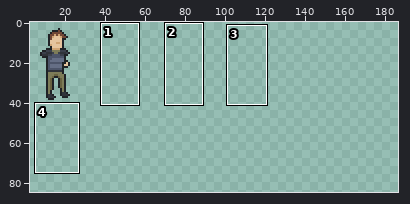
File history of a sprite sheet, Assets/Sprites/Players/Player.png. Above: a wide view before the commit, with the close-up outlined.
Close-up. Before the edit:
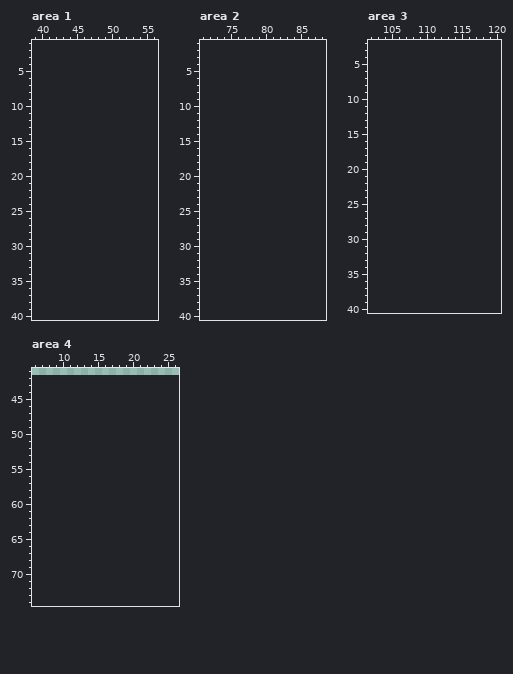
The file is 32x42 pixels. Shown: area 1: x 39..56, y 1..40; area 2: x 71..88, y 1..40; area 3: x 102..120, y 2..40; area 4: x 6..26, y 41..74. The old version is drawn lined up with the new one, on the new canvas. The wide view leaves out empty margins. The commit also changed other parts of the picture, which this record leaves out.
Now the later version:
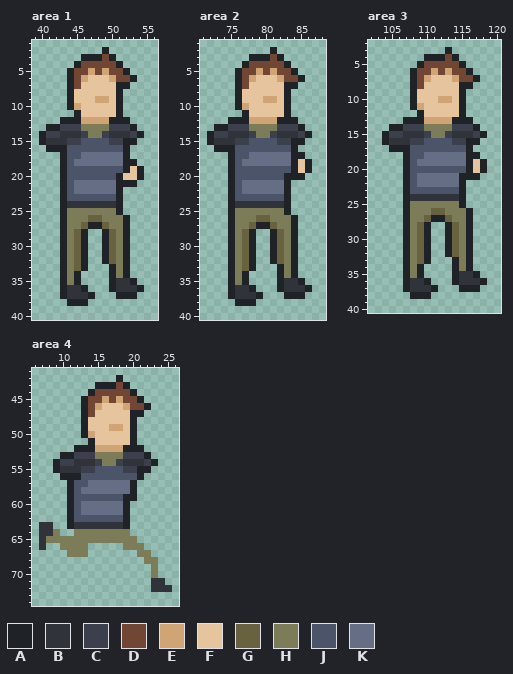
Palette (. is transparent): A #1f2226  B #30333a  C #3b404c  D #714635  E #d0a474  F #e6c49e  G #686240  H #7d7c58  J #4c5469  K #656e85
From old to new:
canvas 32x42 -> 192x126
Changed rows in their new state; - is an unchanged pixel.
Area 1:
first column x 40:
 2 ---------A-----
 3 ------AAADA----
 4 -----ADDDDDA---
 5 ----ADDEDEDDA--
 6 ----ADEFFFEDDA-
 7 ----ADFFFFFAA--
 8 ----AFFFFFFA---
 9 ----AFFFEEFA---
10 ----AEFFFFFA---
11 -----AFFFFFA---
12 ---AAAEEEEAAA--
13 -AACCCHHHHCCCA-
14 ACCBBBCHHCBBBCA
15 ABBBCCJJJJCCAA-
16 -AAAJJJJJJJJA--
17 ---AJJKKKKKKA--
18 ---AJKKKKKKKAA-
19 ---AJJJJJJJJAFA
20 ---AJJJJJJJAFFA
21 ---AJKKKKKKAAA-
22 ---AJKKKKKKA---
23 ---AJJJJJJJA---
24 ---ABBBBBBBA---
25 ---AHHHHHHHA---
26 ---AHHHGGHHHA--
27 ---AHHGAAGHHA--
28 ---AHGA--AGHA--
29 ---AHGA--AGHA--
30 ---AHGA--AGHA--
31 ---AHGA--AGHA--
32 ---AHGA--AGHA--
33 ---AHGA---AHA--
34 ---AHA----AHA--
35 ---AHA----ABBA-
36 ---ABBA---ABBBA
37 ---ABBBA---AAA-
38 ----AAA--------
Area 2:
first column x 72:
 2 ---------A-----
 3 ------AAADA----
 4 -----ADDDDDA---
 5 ----ADDEDEDDA--
 6 ----ADEFFFEDDA-
 7 ----ADFFFFFAA--
 8 ----AFFFFFFA---
 9 ----AFFFEEFA---
10 ----AEFFFFFA---
11 -----AFFFFFA---
12 ---AAAEEEEAAA--
13 -AACCCHHHHCCCA-
14 ACCBBBCHHCBBBCA
15 ABBBCCJJJJCCAA-
16 -AAAJJJJJJJJA--
17 ---AJJKKKKKKAA-
18 ---AJKKKKKKKAFA
19 ---AJJJJJJJJAFA
20 ---AJJJJJJJAAA-
21 ---AJKKKKKKA---
22 ---AJKKKKKKA---
23 ---AJJJJJJJA---
24 ---ABBBBBBBA---
25 ---AHHHHHHHA---
26 ---AHHHGGHHHA--
27 ---AHHGAAGHHA--
28 ---AHGA--AGHA--
29 ---AHGA--AGHA--
30 ---AHGA--AGHA--
31 ---AHGA--AGHA--
32 ---AHGA--AGHA--
33 ---AHGA---AHA--
34 ---AHA----AHA--
35 ---AHA----ABBA-
36 ---ABBA---ABBBA
37 ---ABBBA---AAA-
38 ----AAA--------
Area 3:
first column x 104:
 3 ---------A-----
 4 ------AAADA----
 5 -----ADDDDDA---
 6 ----ADDEDEDDA--
 7 ----ADEFFFEDDA-
 8 ----ADFFFFFAA--
 9 ----AFFFFFFA---
10 ----AFFFEEFA---
11 ----AEFFFFFA---
12 -----AFFFFFA---
13 ---AAAEEEEAAA--
14 -AACCCHHHHCCCA-
15 ACCBBBCHHCBBBCA
16 ABBBCCJJJJCCAA-
17 -AAAJJJJJJJJA--
18 ---AJJKKKKKKAA-
19 ---AJKKKKKKKAFA
20 ---AJJJJJJJJAFA
21 ---AJKKKKKKAAA-
22 ---AJKKKKKKA---
23 ---AJJJJJJJA---
24 ---ABBBBBBBA---
25 ---AHHHHHHHA---
26 ---AHHHGGHHHA--
27 ---AHHGAAGHHA--
28 ---AHGA--AGHA--
29 ---AHGA--AGHA--
30 ---AHGA--AGHA--
31 ---AHGA--AGHA--
32 ---AHGA--AGHA--
33 ---AHGA---AHA--
34 ---AHA----AHA--
35 ---AHA----ABBA-
36 ---ABBA---ABBBA
37 ---ABBBA---AAA-
38 ----AAA--------
Area 4:
first column x 7:
42 -----------A-------
43 --------AAADA------
44 -------ADDDDDA-----
45 ------ADDEDEDDA----
46 ------ADEFFFEDDA---
47 ------ADFFFFFAA----
48 ------AFFFFFFA-----
49 ------AFFFEEFA-----
50 ------AEFFFFFA-----
51 -------AFFFFFA-----
52 -----AAAEEEEAAA----
53 ---AACCCHHHHCCCA---
54 --ACCBBBCHHCBBBCA--
55 --ABBBCCJJJJCCAA---
56 ---AAAJJJJJJJJA----
57 ----AJJKKKKKKA-----
58 ----AJKKKKKKKA-----
59 ----AJJJJJJJAA-----
60 ----AJKKKKKKA------
61 ----AJKKKKKKA------
62 ----AJJJJJJJA------
63 BB--ABBBBBBBA------
64 BBH--HHHHHHHH------
65 BHHHHHHHHHHHHH-----
66 B--HHHH-----HHH----
67 ----HHH-------HH---
68 ---------------HH--
69 ----------------H--
70 ----------------H--
71 ----------------BB-
72 ----------------BBB
Pixel boxes of the changes (left, top, right, bottom) in both close-ups:
added: (39, 47, 144, 306)
added: (207, 47, 312, 306)
added: (382, 47, 487, 299)
added: (39, 375, 172, 592)
